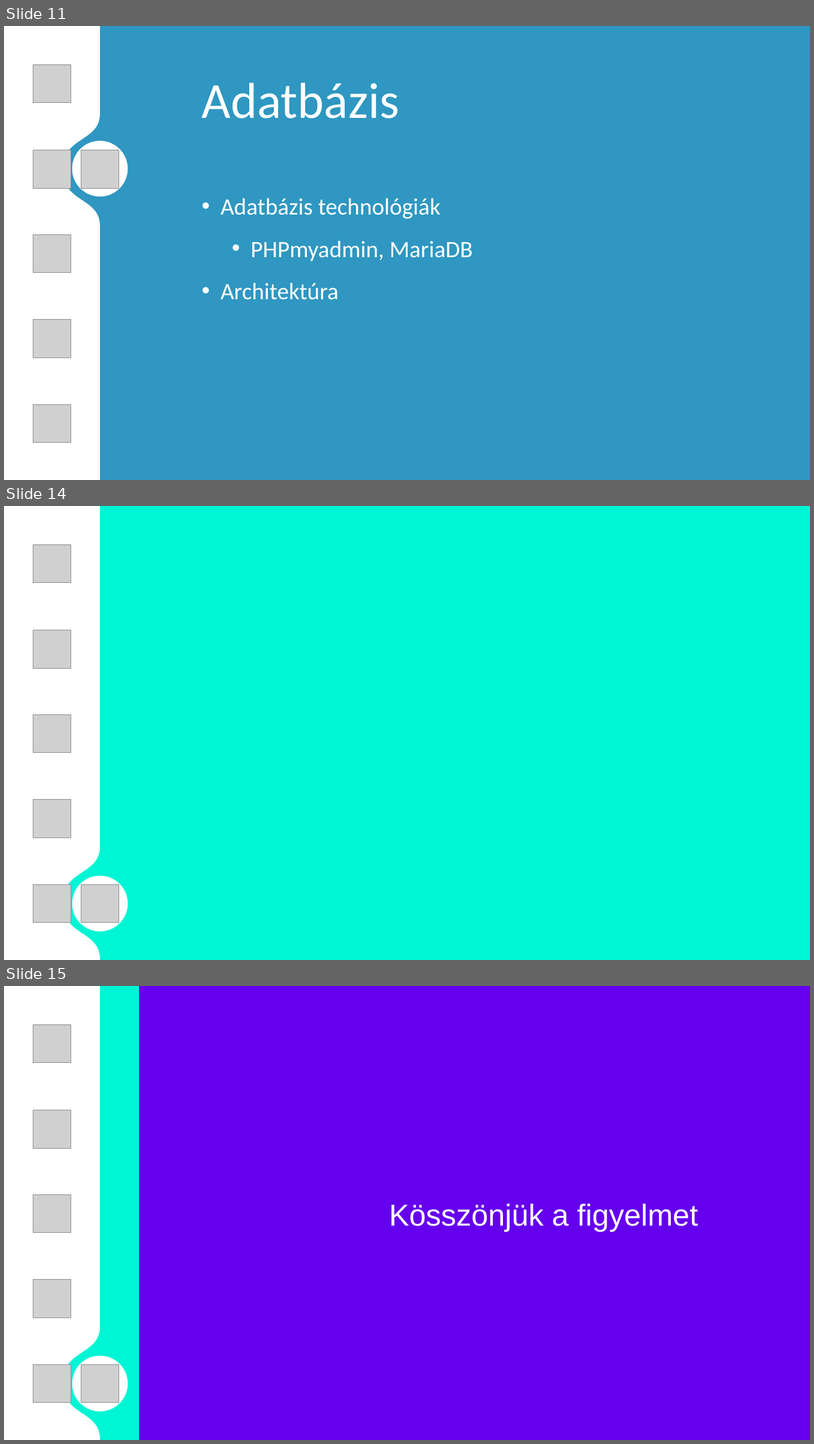
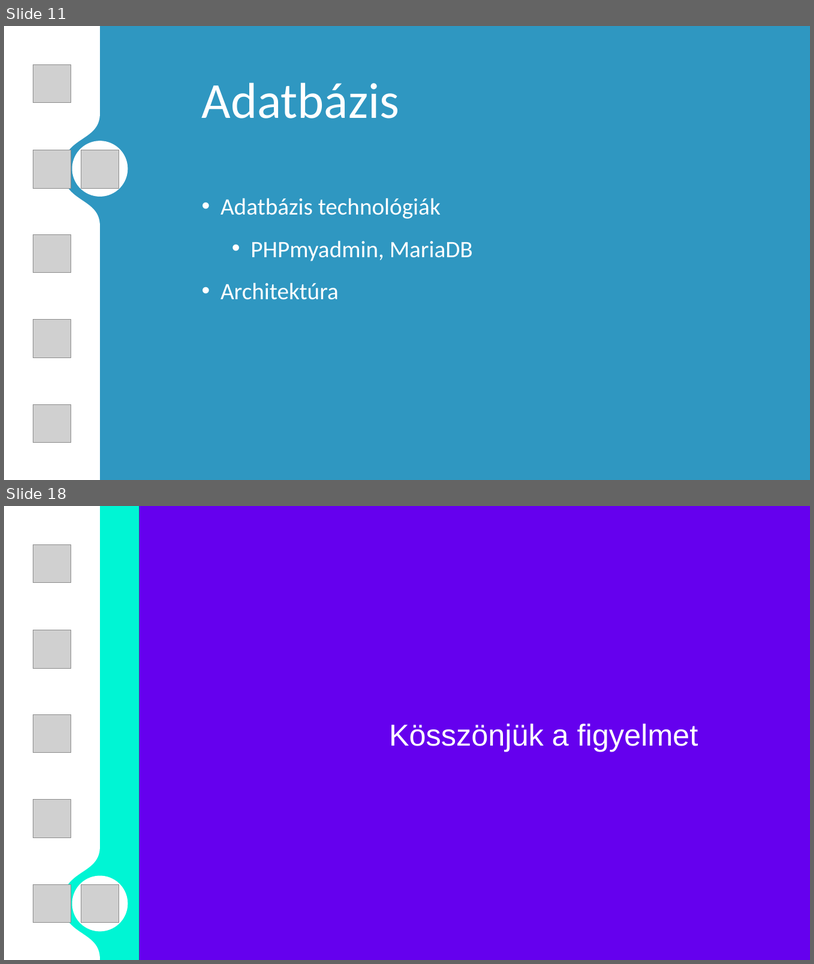
Before and after one commit to egri-richard/TurboNote, a slide deck: TNote_presentation.pptx. Shown one above the other, each under a label of ours: slides 11, 14 and 15 before the commit, slides 11 and 18 after it; the slides between them are not shown. The pictures are 814x1444 and 814x964 pixels, drawn with LibreOffice and Linux fonts; fonts in the diff are those of the drawing; grey boxes stand for pictures; background and template pictures are left out. Boxes give left, top, right and bottom in pixels: in the first picture for what was removed or moved away, otherwise in the second. Text is boxed around its words. In the diff, an @@ line names an element or a change of style, - is before the commit and + after.

```diff
--- a/TNote_presentation.pptx
+++ b/TNote_presentation.pptx
@@ slide 14 removed at (x1=4, y1=506, x2=810, y2=960), background #00F5D4 @@
@@ freeform shape removed at (x1=4, y1=506, x2=99, y2=960) @@
@@ picture removed at (x1=33, y1=545, x2=71, y2=583) @@
@@ picture removed at (x1=33, y1=630, x2=71, y2=668) @@
@@ ellipse removed at (x1=4, y1=705, x2=5, y2=760) @@
@@ picture removed at (x1=33, y1=714, x2=71, y2=752) @@
@@ picture removed at (x1=33, y1=799, x2=71, y2=838) @@
@@ ellipse removed at (x1=72, y1=876, x2=128, y2=931) @@
@@ picture removed at (x1=33, y1=884, x2=71, y2=922) @@
@@ picture removed at (x1=81, y1=884, x2=119, y2=922) @@
@@ what was slide 15 is now slide 18 @@
```
Also in this commit, not shown: 1 slide changed, 6 slides added, 2 other slides removed.
